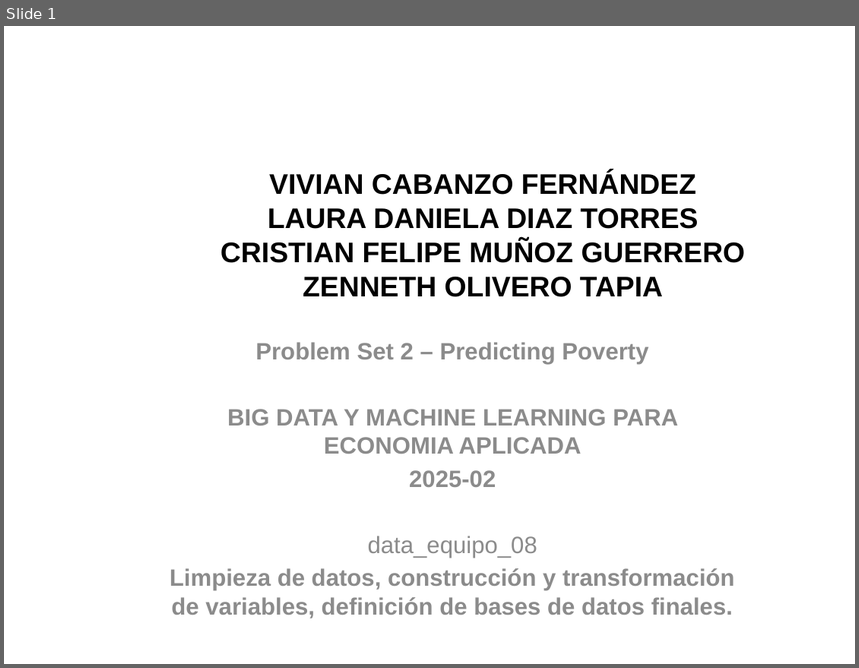
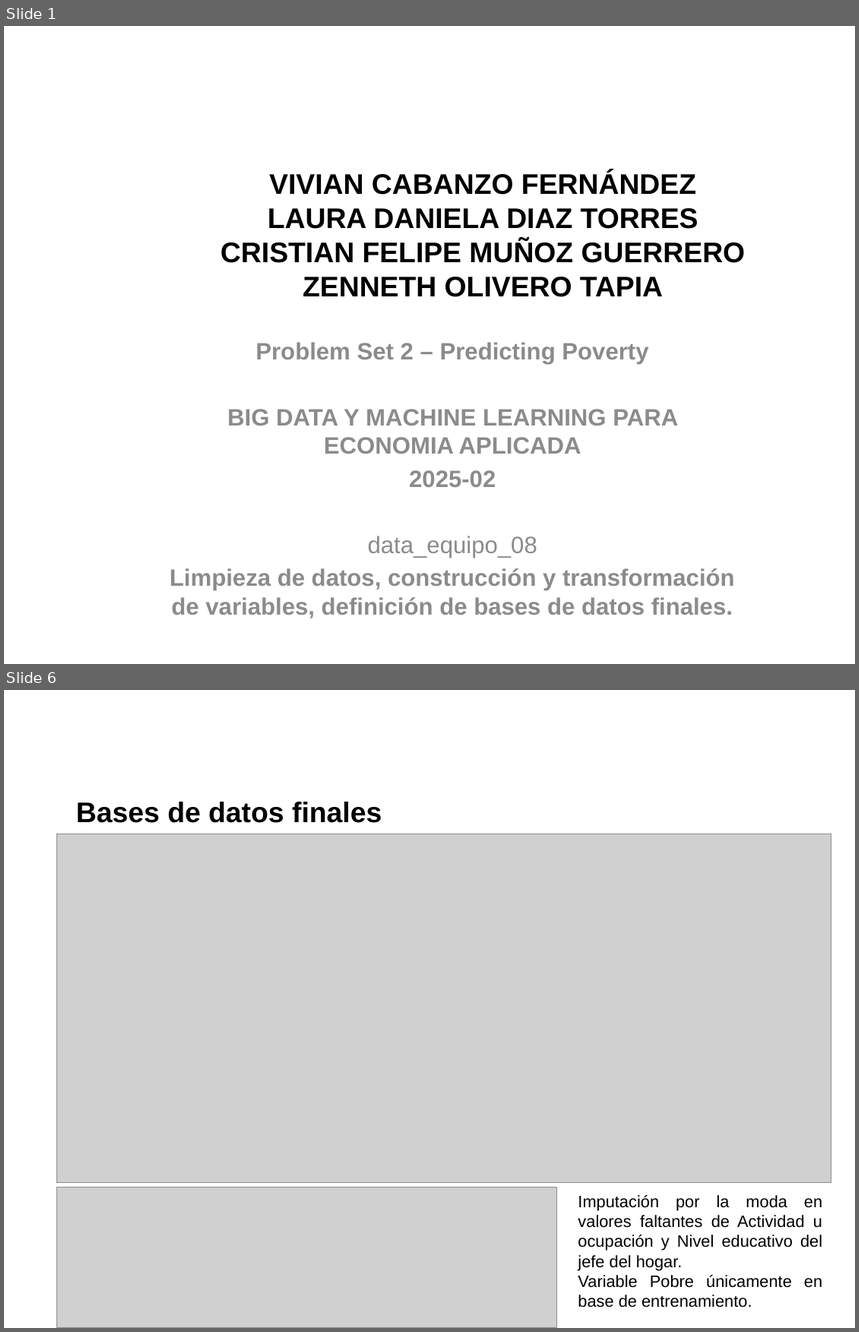
Before and after one commit to VivianCabanzo/Taller2_Predicting-Poverty, a slide deck: Presentaciones/data_equipo_08.pptx. Shown one above the other, each under a label of ours: slide 1 before the commit, slides 1 and 6 after it; the slides between them are not shown. The pictures are 859x668 and 859x1332 pixels, drawn with LibreOffice and Linux fonts; fonts in the diff are those of the drawing; grey boxes stand for pictures; background and template pictures are left out. Boxes give left, top, right and bottom in pixels: in the first picture for what was removed or moved away, otherwise in the second. Text is boxed around its words. In the diff, an @@ line names an element or a change of style, - is before the commit and + after.

```diff
--- a/Presentaciones/data_equipo_08.pptx
+++ b/Presentaciones/data_equipo_08.pptx
@@ slide 6 added at box(4, 690, 855, 1328), background picture (left out) @@
@@ title added at box(76, 802, 382, 823), 24 pt, text #000000, bold @@
+Bases de datos finales
@@ picture added at box(56, 834, 832, 1182) @@
@@ picture added at box(56, 1187, 557, 1328) @@
@@ text added at box(578, 1195, 823, 1308), 14 pt, text #000000 @@
+Imputación por la moda en valores faltantes de Actividad u ocupación y Nivel educativo del jefe del hogar.
+Variable Pobre únicamente en base de entrenamiento.
```
Also in this commit, not shown: 5 other slides added, 1 slide removed.
